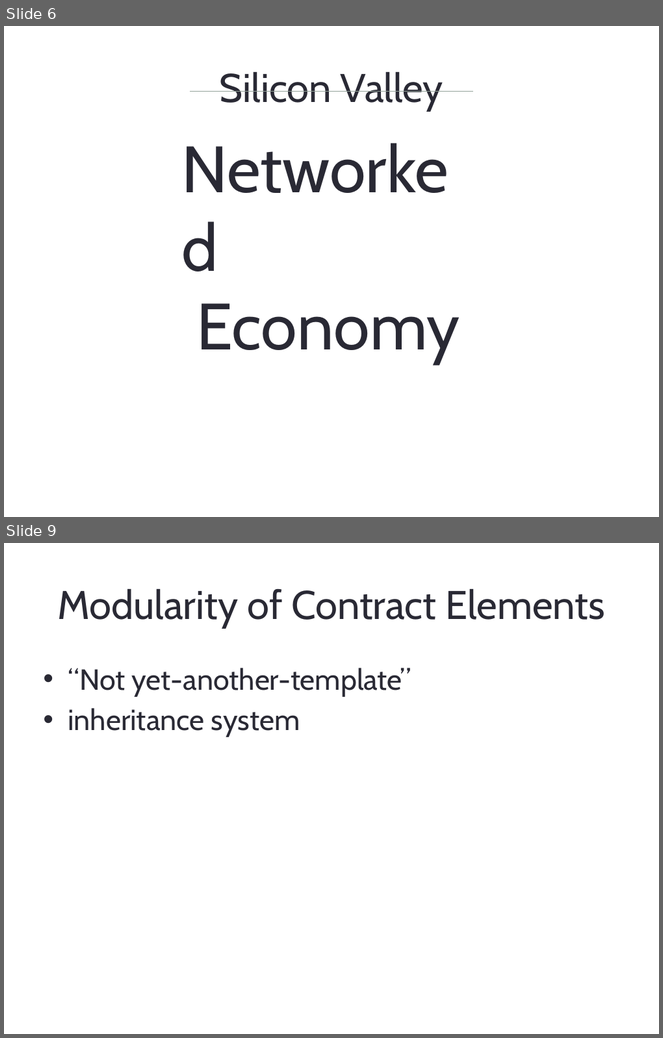
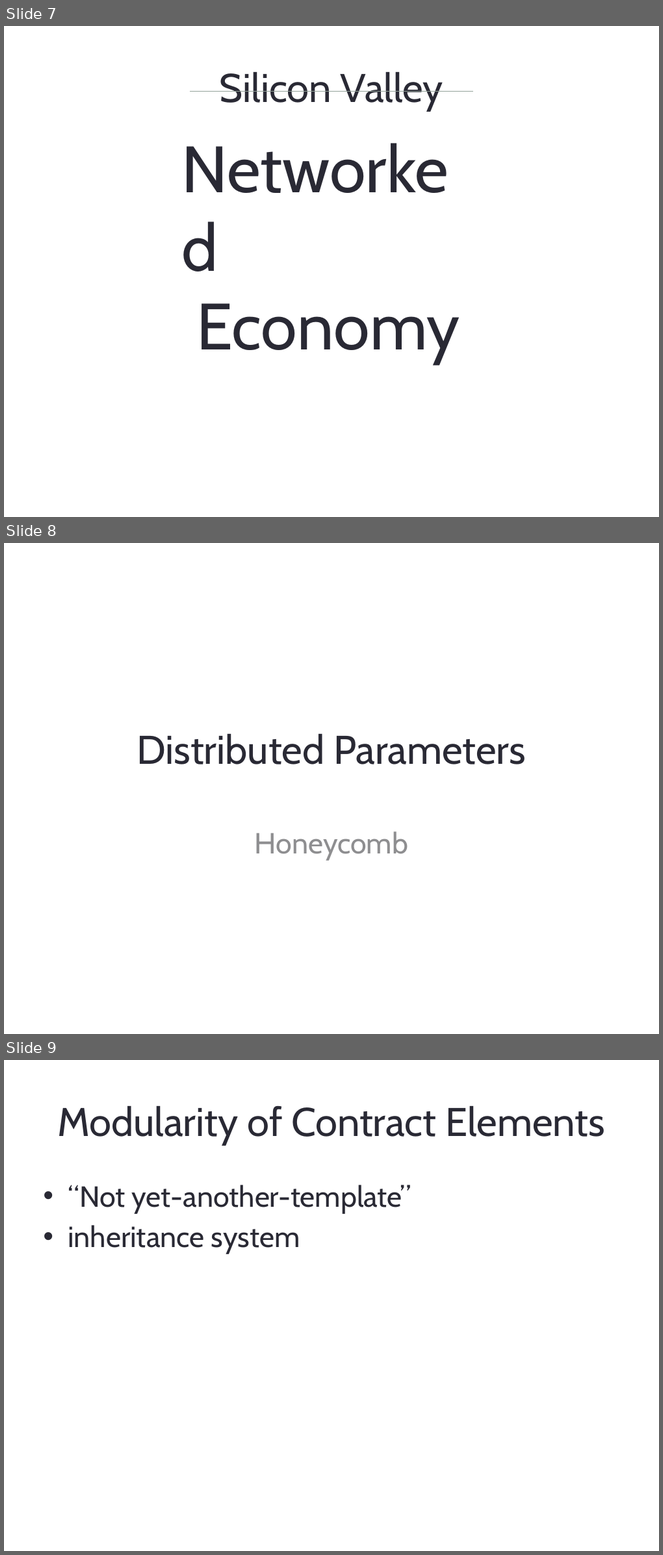
Before and after one commit to HumanDynamics/CodeTheDeal, a slide deck: Demo/Bcology.pptx. Shown one above the other, each under a label of ours: slides 6 and 9 before the commit, slides 7, 8 and 9 after it; the slides between them are not shown. The pictures are 663x1038 and 663x1555 pixels, drawn with LibreOffice and Linux fonts; fonts in the diff are those of the drawing. Boxes give left, top, right and bottom in pixels: in the first picture for what was removed or moved away, otherwise in the second. Text is boxed around its words. In the diff, an @@ line names an element or a change of style, - is before the commit and + after.

```diff
--- a/Demo/Bcology.pptx
+++ b/Demo/Bcology.pptx
@@ slide 8 added at (4,543,659,1034), background #FFFFFF @@
@@ title added at (137,734,526,765), 44 pt, text #292934 @@
+Distributed Parameters
@@ subtitle added at (255,832,408,860), 32 pt, text #8E8E90 @@
+Honeycomb
@@ what was slide 6 is now slide 7 @@
```
Also in this commit, not shown: 4 slides changed, 9 other slides added, 3 slides removed.
